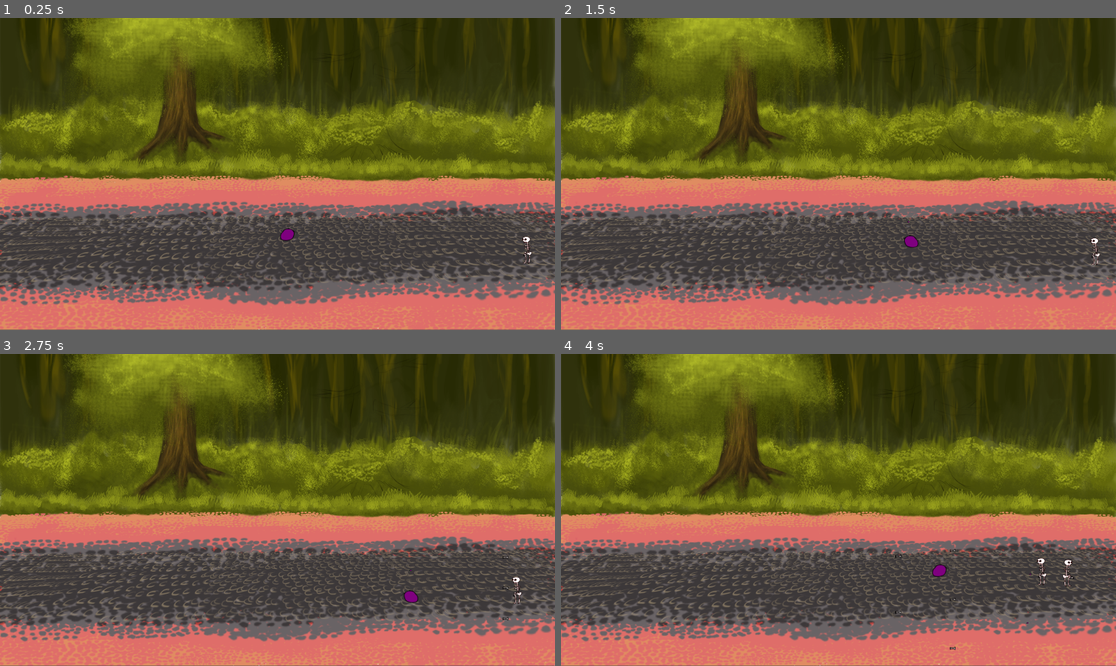
Above: before the commit, frames 1-4 (two rows, left to right).
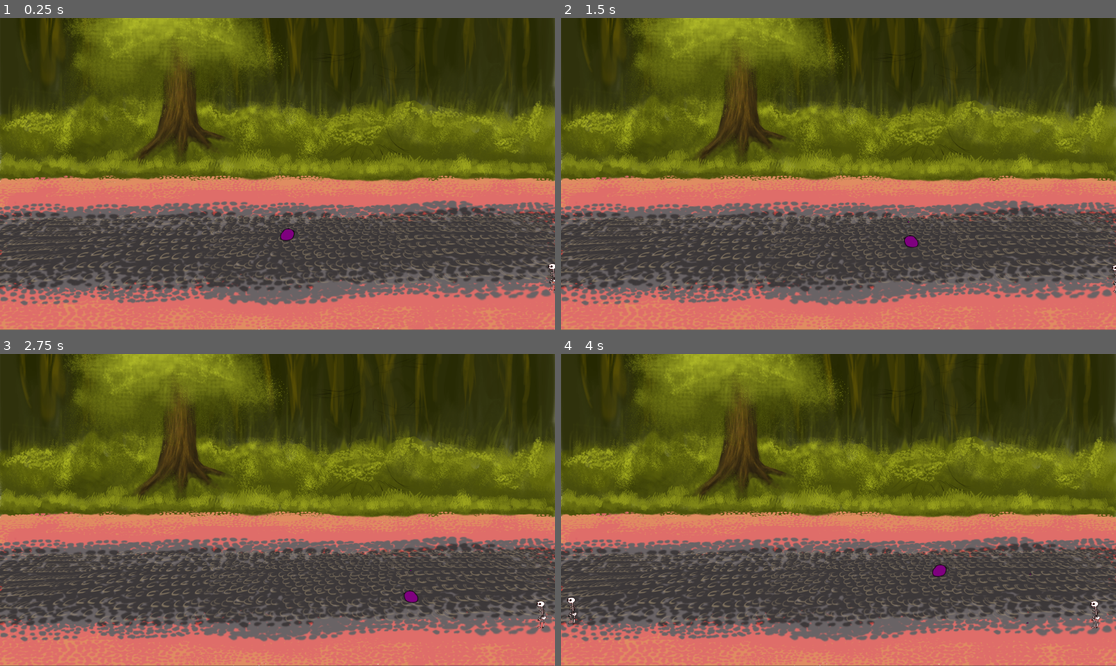
Above: after the commit, the same moments.

Repository: rcbrgs/Frankenslime
Game: Godot game, scene res://Levels/Forest.tscn
The game is run twice, just before and just after one commit, with the same random seed, the same clock (stepped at 60 frames per second) and the same inputs.
Inputs:
- Up to frame 1 (0.25 s): no input
- Up to frame 2 (1.5 s): tap Enter at 0.5 s; hold Right (ui_right) 0.53-1.28 s; tap Space (ui_select) at 0.77 s; hold Down (ui_down) from 1.28 s (still down)
- Up to frame 3 (2.75 s): tap Space (ui_select) at 1.52, 2 s; release Down (ui_down) at 2.03 s; hold Right (ui_right) from 2.03 s (still down)
- Up to frame 4 (4 s): release Right (ui_right) at 2.78 s; hold Up (ui_up) 2.78-3.53 s; tap Space (ui_select) at 3.02, 3.77 s; hold Left (ui_left) from 3.53 s (still down)

The runs differ from the first frame. In frame 1, 0.1% of the frame differs, in the area x 93-100%, y 70-88%; in frame 2, less than 0.1%; in frame 3, 0.1%; in frame 4, 0.3%, in the area x 1-98%, y 62-95%.
Error after the commit: Parse Error: Can't preload resource at path: res://Limbs/BoneShotgun.tscn (res://Limbs/BoneShotgun.gd:3)

Commit message:
Bone shotgun is now correctly wielded by blob and skeletons alike :)

Diff:
--- a/Frankenslime/Enemies/Health.gd
+++ b/Frankenslime/Enemies/Health.gd
@@ -22,3 +22,4 @@
 		level.add_child(bone_shotgun)
 		bone_shotgun.translate(initial_position)
 		bone_shotgun.rotate(PI/4)
+		bone_shotgun.set_owner(level)
--- a/Frankenslime/Enemies/Movement.gd
+++ b/Frankenslime/Enemies/Movement.gd
@@ -81,6 +81,8 @@
 	set_facing(en.position, en.position + wander)
 	en.position += wander
 	en.position.x = clamp(en.position.x, initial_position.x - wander_range_x, initial_position.x + wander_range_x)
+	var scene_params = get_node("../../../SceneParameters")
+	en.position.x = clamp(en.position.x, scene_params.min_x, scene_params.max_x)
 
 var facing_right = false
 func set_facing(origin, destiny):
--- a/Frankenslime/Enemies/Skeleton.gd
+++ b/Frankenslime/Enemies/Skeleton.gd
@@ -3,6 +3,9 @@
 export (int) var HP = 2
 
 var limb_type = "BoneShotgun"
+
+func _ready():
+	get_node("Enemy/Movement").attack_move_wait_time = 0.02
 
 func remove_hp(damage):
 	$Enemy/Health.remove_hp(damage)
--- a/Frankenslime/Enemies/Skeleton.tscn
+++ b/Frankenslime/Enemies/Skeleton.tscn
@@ -37,7 +37,7 @@
 radius = 14.393
 height = 4.04388
 
-[node name="Skeleton" type="KinematicBody2D" index="0"]
+[node name="Skeleton" type="KinematicBody2D"]
 
 input_pickable = false
 collision_layer = 2
@@ -83,3 +83,4 @@
 [node name="Weapon" parent="." index="6" instance=ExtResource( 6 )]
 
 position = Vector2( 5.03648, 5.61763 )
+collision_layer = 2
--- a/Frankenslime/Levels/AIDirector.gd
+++ b/Frankenslime/Levels/AIDirector.gd
@@ -1,5 +1,6 @@
 extends Node
 
+export (int) var HP_multiplier = 3
 export (float) var interval_between_spawns = 3
 
 var total_enemy_HP = 0
@@ -14,7 +15,7 @@
 	if ! weakref(player).get_ref():
 		return
 	#print("total_enemy_HP = %d" % total_enemy_HP)
-	if total_enemy_HP > player.HP:
+	if total_enemy_HP > HP_multiplier * player.HP:
 		return
 	spawn_an_enemy()
 
@@ -24,11 +25,12 @@
 	$SpawnTimer.start()
 	var coin = round(randf())
 	var initial_position = Vector2(0,0)
+	var initial_position_y = randf() * (get_node("../SceneParameters").max_y - get_node("../SceneParameters").min_y) + get_node("../SceneParameters").min_y
 	if coin == 0:
-		initial_position = Vector2(get_node("../SceneParameters").min_x, (get_node("../SceneParameters").max_y - get_node("../SceneParameters").min_y) / 2 + get_node("../SceneParameters").min_y)
+		initial_position = Vector2(get_node("../SceneParameters").min_x + 10, initial_position_y)
 	else:
-		initial_position = Vector2(get_node("../SceneParameters").max_x - 100, (get_node("../SceneParameters").max_y - get_node("../SceneParameters").min_y) / 2 + get_node("../SceneParameters").min_y)
-	print("Spawn an enemy at %s." % initial_position)
+		initial_position = Vector2(get_node("../SceneParameters").max_x - 10, initial_position_y)
+	#print("Spawn an enemy at %s." % initial_position)
 	# choose enemy type
 	var enemy = skeleton_scene.instance()
 	get_parent().add_child(enemy)
--- a/Frankenslime/Levels/AIDirector.tscn
+++ b/Frankenslime/Levels/AIDirector.tscn
@@ -5,6 +5,7 @@
 [node name="AIDirector" type="Node"]
 
 script = ExtResource( 1 )
+HP_multiplier = 3
 interval_between_spawns = 3
 
 [node name="SpawnTimer" type="Timer" parent="." index="0"]
--- a/Frankenslime/Limbs/BoneShotgun.gd
+++ b/Frankenslime/Limbs/BoneShotgun.gd
@@ -1,4 +1,11 @@
 extends KinematicBody2D
 
-func wield():
+onready var bone_shotgun_scene = preload("res://Limbs/BoneShotgun.tscn")
+
+func wield(new_parent):
+	var bone_shotgun = bone_shotgun_scene.instance()
+	bone_shotgun.set_collision_layer_bit(5, false) # no longer a limb
+	new_parent.add_child(bone_shotgun)
+	new_parent.weapon_node = bone_shotgun
+	queue_free()
 	return "bone_shotgun"
--- a/Frankenslime/Limbs/BoneShotgun.tscn
+++ b/Frankenslime/Limbs/BoneShotgun.tscn
@@ -18,11 +18,11 @@
 radius = 3.50136
 height = 35.4705
 
-[node name="BoneShotgun" type="KinematicBody2D"]
+[node name="BoneShotgun" type="KinematicBody2D" index="0"]
 
 input_pickable = false
 collision_layer = 32
-collision_mask = 1
+collision_mask = 0
 collision/safe_margin = 0.08
 script = ExtResource( 1 )
 _sections_unfolded = [ "Collision" ]
@@ -31,6 +31,7 @@
 
 frames = SubResource( 1 )
 animation = "default"
+_sections_unfolded = [ "Transform" ]
 
 [node name="CollisionShape2D" type="CollisionShape2D" parent="." index="1"]
 
--- a/Frankenslime/Player/Player.gd
+++ b/Frankenslime/Player/Player.gd
@@ -10,6 +10,7 @@
 
 var facing_right = false
 var weapon = "spit"
+var weapon_node = null
 
 func _physics_process(delta):
 	var motion = Vector2()
@@ -32,9 +33,9 @@
 		#print("collision.collider.name = %s" % collision.collider.name)
 		#print("collision.collider.get_class() = %s" % collision.collider.get_class())
 		#if collision.collider.name == "BoneShotgun":
-		if collision.collider.has_method("wield"):
-			weapon = collision.collider.wield()
-			collision.collider.queue_free()
+		if collision.collider.get_parent() != self:
+			if collision.collider.has_method("wield"):
+				weapon = collision.collider.wield(self)
 
 	# Clamp player to scene
 	var scene = get_parent().get_node("SceneParameters")
@@ -65,6 +66,8 @@
 
 func set_facing():
 	get_node("BodySprite").flip_h = facing_right
+	if weapon_node != null:
+		weapon_node.get_node("AnimatedSprite").flip_h = facing_right
 
 func remove_hp(damage):
 	HP -= damage
--- a/Frankenslime/Player/Player.tscn
+++ b/Frankenslime/Player/Player.tscn
@@ -25,6 +25,7 @@
 collision_mask = 52
 collision/safe_margin = 0.08
 script = ExtResource( 1 )
+_sections_unfolded = [ "Transform" ]
 HP = 3
 attack_interval = 1.5
 horizontal_speed = 5
